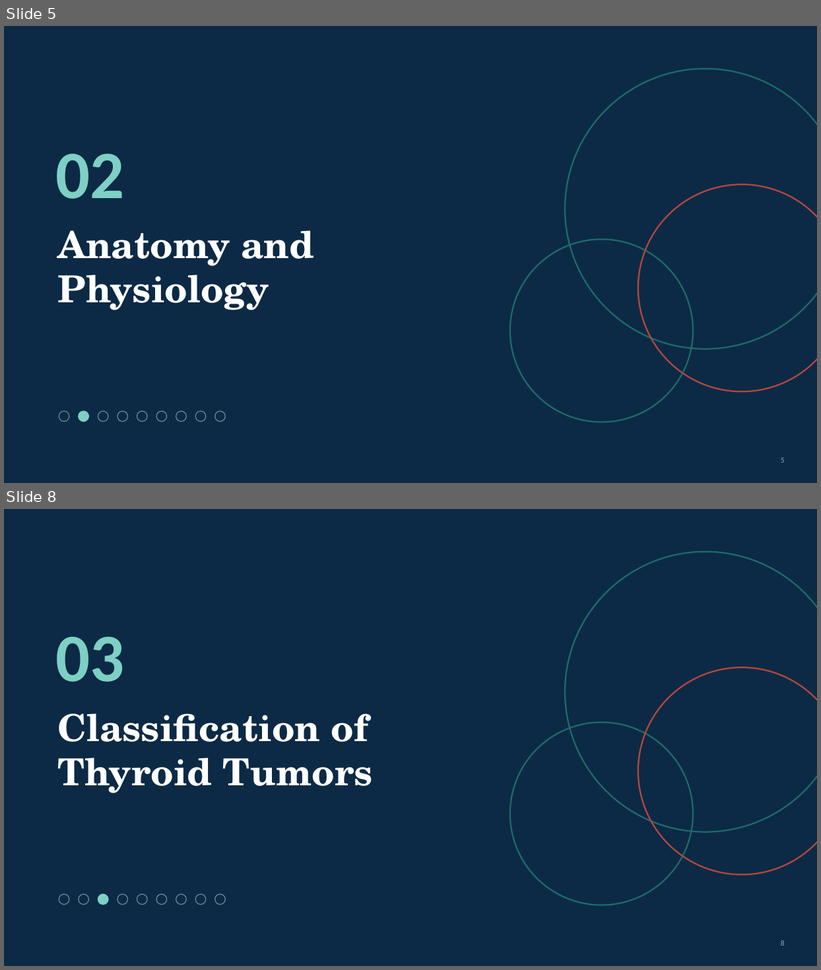
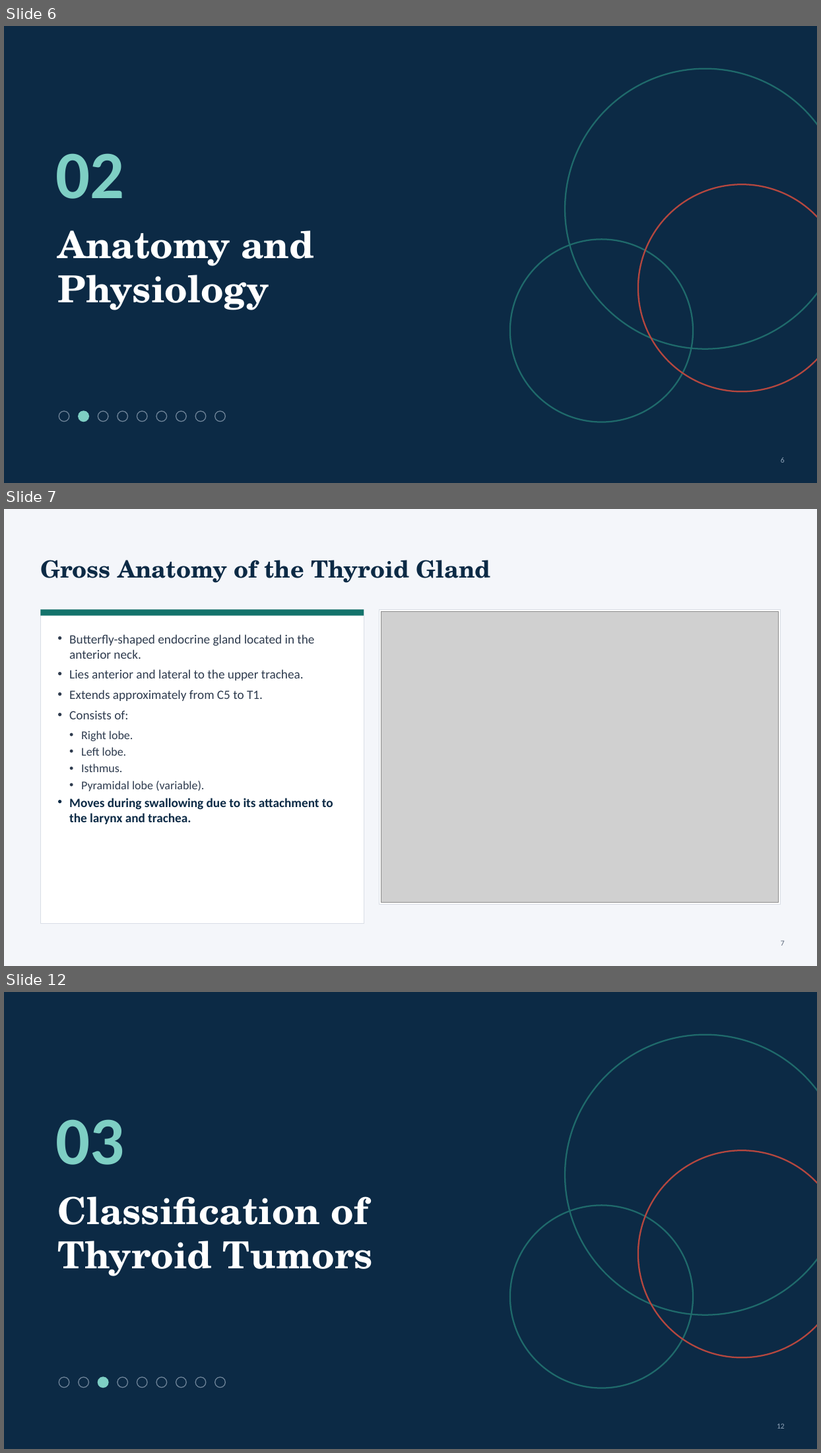
Before and after one commit to Anmo0/Claude-Code-Cloud-, a slide deck: thyroid-seminar/Thyroid_Tumors_Seminar.pptx. Shown one above the other, each under a label of ours: slides 5 and 8 before the commit, slides 6, 7 and 12 after it; the slides between them are not shown. The pictures are 821x970 and 821x1453 pixels, drawn with LibreOffice and Linux fonts; fonts in the diff are those of the drawing; grey boxes stand for pictures. Boxes give left, top, right and bottom in pixels: in the first picture for what was removed or moved away, otherwise in the second. Text is boxed around its words. In the diff, an @@ line names an element or a change of style, - is before the commit and + after.

```diff
--- a/thyroid-seminar/Thyroid_Tumors_Seminar.pptx
+++ b/thyroid-seminar/Thyroid_Tumors_Seminar.pptx
@@ slide 7 added at (x1=4, y1=509, x2=817, y2=966), background #F4F6FA @@
@@ title added at (x1=40, y1=560, x2=491, y2=583), 28 pt, text #0C2A45, bold @@
+Gross Anatomy of the Thyroid Gland
@@ rectangle added at (x1=40, y1=609, x2=364, y2=923), fill #FFFFFF, outline #D9DEE6 0.75 pt @@
@@ rectangle added at (x1=40, y1=609, x2=364, y2=616), fill #13736B @@
@@ rectangle added at (x1=379, y1=609, x2=781, y2=905), fill #FFFFFF, outline #D9DEE6 0.75 pt @@
@@ picture added at (x1=381, y1=611, x2=779, y2=903) @@
@@ text added at (x1=69, y1=634, x2=333, y2=824), 15 pt, text #2E3B4E @@
+• Butterfly-shaped endocrine gland located in the anterior neck.
+• Lies anterior and lateral to the upper trachea.
+• Extends approximately from C5 to T1.
+• Consists of:
+  • Right lobe.
+  • Left lobe.
+  • Isthmus.
+  • Pyramidal lobe (variable).
+• Moves during swallowing due to its attachment to the larynx and trachea.
@@ page number added at (x1=781, y1=941, x2=785, y2=946), 9 pt, text #5A6678 @@
+7
@@ what was slide 5 is now slide 6 @@
@@ what was slide 8 is now slide 12 @@
@@ page number at (x1=777, y1=1424, x2=785, y2=1429): text changed @@
-8
+12
```
Also in this commit, not shown: 2 slides changed, 16 other slides added, 13 slides removed, 11 other files.
